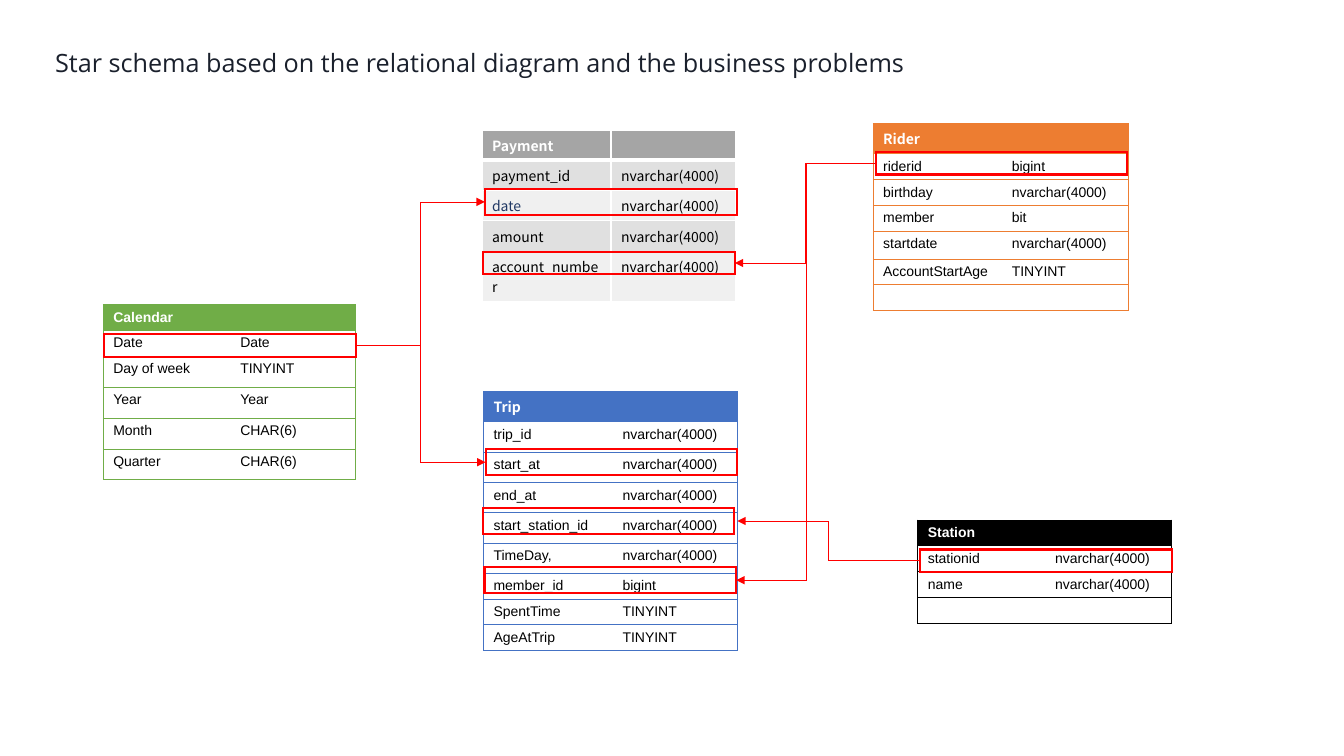
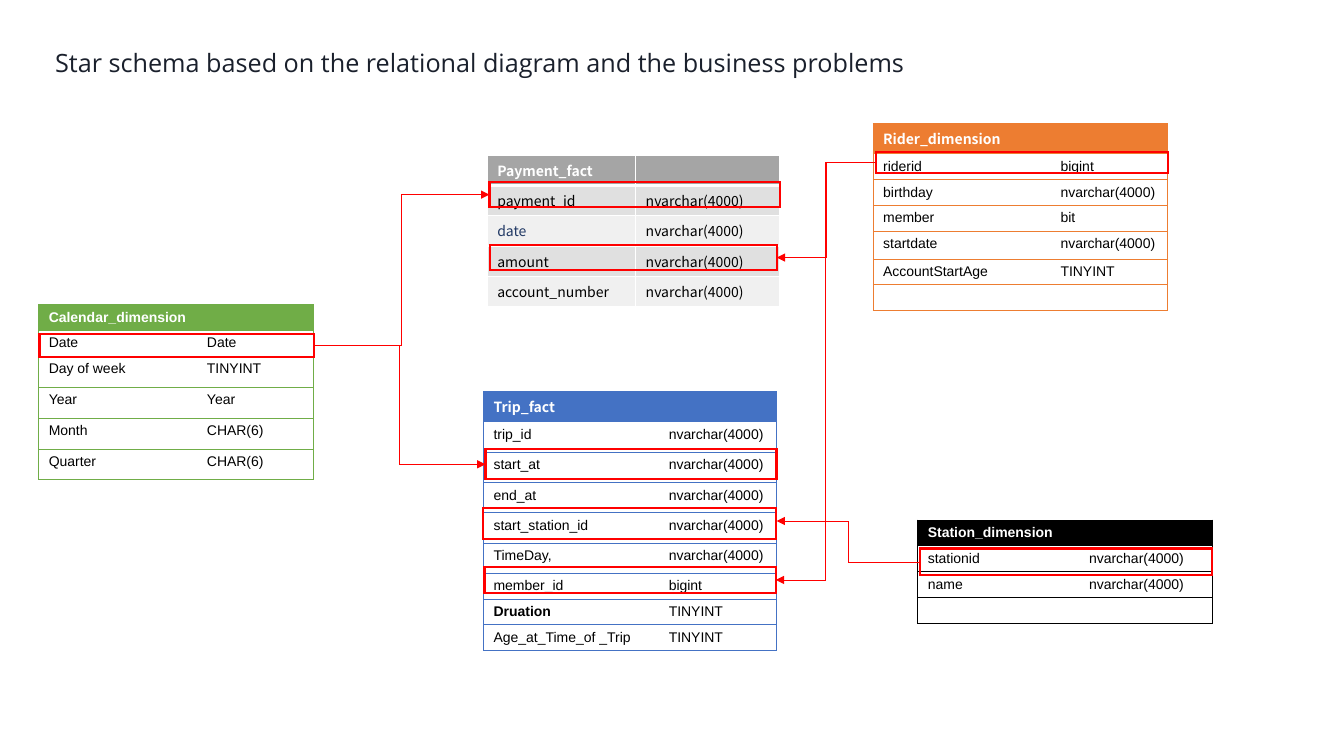
Before and after one commit to fbamuse/Udacity-Data-Engineering-with-Microsoft-Azure, a slide deck: slide 3 of BikeShareDataAnalytics/StarSchemaDesigned .pptx. Drawn at 1344x756 pixels with LibreOffice and Linux fonts; fonts in the diff are those of the drawing. Boxes give left, top, right and bottom in pixels: in the first picture for what was removed or moved away, otherwise in the second. Text is boxed around its words. In the diff, an @@ line names an element or a change of style, - is before the commit and + after.

```diff
--- a/BikeShareDataAnalytics/StarSchemaDesigned .pptx
+++ b/BikeShareDataAnalytics/StarSchemaDesigned .pptx
@@ table at [873,123,1168,313] @@
-row 1, column 1: Rider
+row 1, column 1: Rider_dimension
@@ table: place and size @@
-table at [873,123,1129,313]
+table at [873,123,1168,313]
@@ table at [487,155,778,304] @@
-row 1, column 1: Payment
+row 1, column 1: Payment_fact
@@ table: place and size @@
-table at [482,130,736,279]
+table at [487,155,778,304]
@@ elbow arrow moved from (876, 163) - (736, 581) to (876, 162) - (776, 580) @@
@@ elbow arrow moved from (876, 163) - (735, 263) to (876, 162) - (777, 257) @@
@@ rectangle: place and size @@
-rectangle at [876,152,1128,174]
+rectangle at [876,152,1169,173]
@@ elbow arrow moved from (356, 346) - (485, 202) to (314, 346) - (490, 195) @@
@@ rectangle: place and size @@
-rectangle at [485,189,737,215]
+rectangle at [490,181,781,207]
@@ rectangle: place and size @@
-rectangle at [483,252,735,274]
+rectangle at [490,245,776,270]
@@ table at [38,304,314,482] @@
-row 1, column 1: Calendar
+row 1, column 1: Calendar_dimension
@@ table: place and size @@
-table at [103,304,355,482]
+table at [38,304,314,482]
@@ rectangle: place and size @@
-rectangle at [104,335,356,357]
+rectangle at [39,335,314,358]
@@ elbow arrow moved from (356, 346) - (486, 463) to (314, 346) - (486, 465) @@
@@ table at [484,391,777,650] @@
-row 1, column 1: Trip
+row 1, column 1: Trip_fact
-row 8, column 1: SpentTime
+row 8, column 1: Druation
-row 9, column 1: AgeAtTrip
+row 9, column 1: Age_at_Time_of _Trip
@@ table: place and size @@
-table at [484,391,738,650]
+table at [484,391,777,650]
@@ rectangle: place and size @@
-rectangle at [486,450,738,476]
+rectangle at [486,450,777,480]
@@ rectangle: place and size @@
-rectangle at [483,508,735,534]
+rectangle at [483,508,776,539]
@@ elbow arrow moved from (921, 561) - (738, 521) to (921, 562) - (776, 521) @@
@@ table at [918,520,1212,628] @@
-row 1, column 1: Station
+row 1, column 1: Station_dimension
@@ table: place and size @@
-table at [918,520,1172,628]
+table at [918,520,1212,628]
@@ rectangle: place and size @@
-rectangle at [485,568,737,594]
+rectangle at [485,568,776,593]
@@ rectangle: place and size @@
-rectangle at [921,549,1173,572]
+rectangle at [921,548,1213,576]
```
Also in this commit, not shown: 3 other slides changed, 6 other files.
